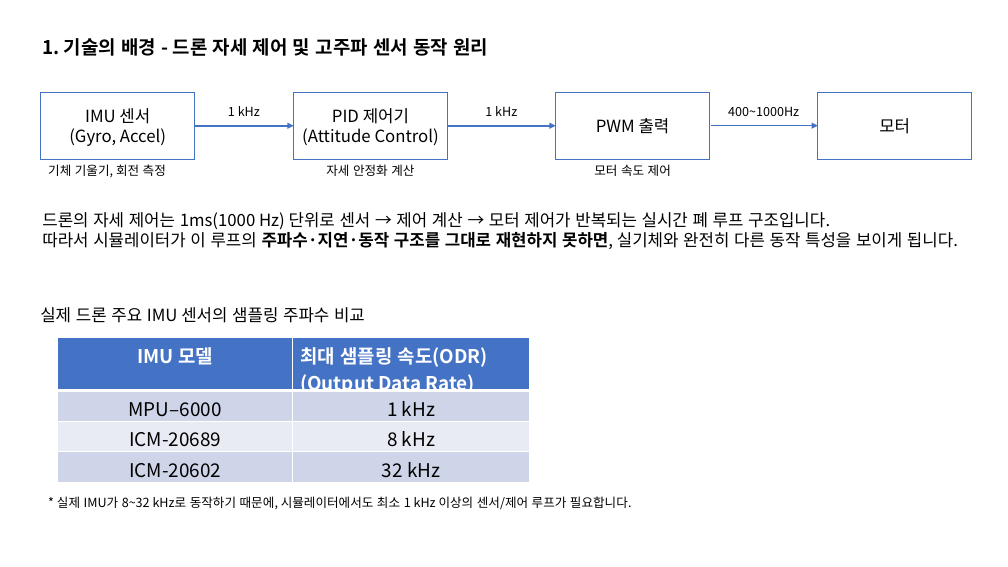
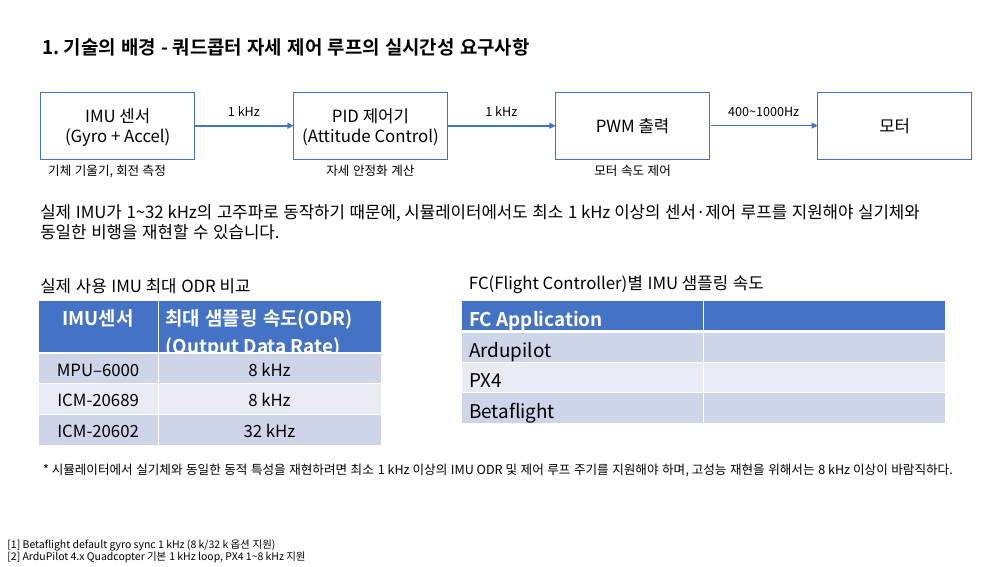
Before and after one commit to noztosky/sim25, a slide deck: slide 1 of x_memory/docs2/논문연구I-발표자료.pptx. Drawn at 1008x567 pixels with LibreOffice and Linux fonts; fonts in the diff are those of the drawing. Boxes give left, top, right and bottom in pixels: in the first picture for what was removed or moved away, otherwise in the second. Text is boxed around its words. In the diff, an @@ line names an element or a change of style, - is before the commit and + after.

Commit message:
자료 업데이트

```diff
--- a/x_memory/docs2/논문연구I-발표자료.pptx
+++ b/x_memory/docs2/논문연구I-발표자료.pptx
@@ text at box(42, 38, 530, 56): text changed @@
-1. 기술의 배경 - 드론 자세 제어 및 고주파 센서 동작 원리
+1. 기술의 배경 - 쿼드콥터 자세 제어 루프의 실시간성 요구사항
@@ text in rectangle at box(65, 108, 170, 146): text changed @@
-IMU 센서
-(Gyro, Accel)
+IMU 센서
+(Gyro + Accel)
@@ text at box(40, 204, 920, 240): text changed @@
-드론의 자세 제어는 1ms(1000 Hz) 단위로 센서 → 제어 계산 → 모터 제어가 반복되는 실시간 폐 루프 구조입니다.
-따라서 시뮬레이터가 이 루프의 주파수·지연·동작 구조를 그대로 재현하지 못하면, 실기체와 완전히 다른 동작 특성을 보이게 됩니다.
+실제 IMU가 1~32 kHz의 고주파로 동작하기 때문에, 시뮬레이터에서도 최소 1 kHz 이상의 센서·제어 루프를 지원해야 실기체와 동일한 비행을 재현할 수 있습니다.
@@ text at box(40, 278, 251, 294): text changed @@
-실제 드론 주요 IMU 센서의 샘플링 주파수 비교
+실제 사용 IMU 최대 ODR 비교
@@ text added at box(469, 275, 764, 294), 16 pt, text #000000 @@
+FC(Flight Controller)별 IMU 샘플링 속도
@@ table at box(39, 300, 381, 445) @@
-row 1, column 1: IMU 모델
+row 1, column 1: IMU센서
-row 2, column 2: 1 kHz
+row 2, column 2: 8 kHz
@@ size 18 to 16 pt in "MPU–6000", "ICM-20689", "8 kHz", "ICM-20602" and 1 more places @@
@@ table: place and size @@
-table at box(57, 338, 529, 487)
+table at box(39, 300, 381, 445)
@@ table added at box(461, 301, 945, 428), 4 rows, 2 columns @@
+FC Application | 
+Ardupilot | 
+PX4 | 
+Betaflight | 
@@ text at box(52, 463, 953, 476): text changed @@
-* 실제 IMU가 8~32 kHz로 동작하기 때문에, 시뮬레이터에서도 최소 1 kHz 이상의 센서/제어 루프가 필요합니다.
+* 시뮬레이터에서 실기체와 동일한 동적 특성을 재현하려면 최소 1 kHz 이상의 IMU ODR 및 제어 루프 주기를 지원해야 하며, 고성능 재현을 위해서는 8 kHz 이상이 바람직하다.
@@ text added at box(7, 539, 305, 563), 10 pt, text #000000 @@
+[1] Betaflight default gyro sync 1 kHz (8 k/32 k 옵션 지원)
+[2] ArduPilot 4.x Quadcopter 기본 1 kHz loop, PX4 1~8 kHz 지원
```
